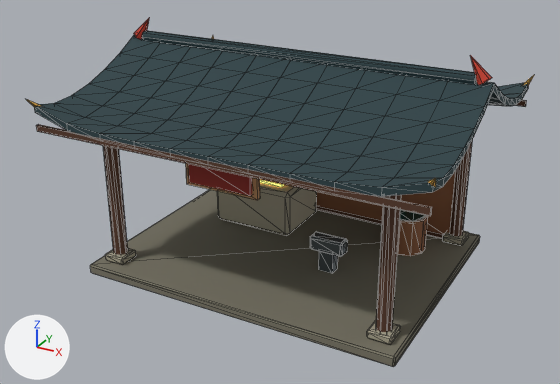
An edit to the glTF model assets/models/env/smithy.glb, drawn before and after from the same camera.
Before and after are seen from a 50 mm lens placed at (6.58, -12.47, 7.65), pointed at (-0.07, -0.39, 1.61). Arrows for +X, +Y and +Z are at lower left; the lights stay in place. The picture after the commit comes second. Mesh edges are drawn as thin lines. Objects named as collision shapes, trigger or cutter boxes, shadow casters or lower levels of detail are left out. Vertices at exactly the same position are counted once.

The first picture shows 'Smithy'.
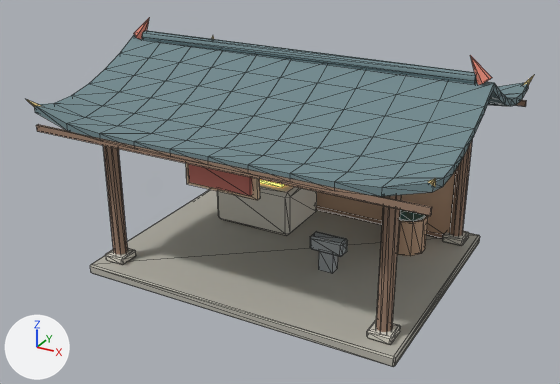
Boxes [x1, y1, x2, y2] around the edits, measured in the pictures (560 x 384 px):
part 1 of me_smithy, recoloured (lighter)
    both: [90, 189, 480, 367]
part 2 of me_smithy, recoloured
    both: [36, 100, 527, 332]
part 3 of me_smithy, recoloured
    both: [105, 183, 469, 345]
part 4 of me_smithy, recoloured
    both: [316, 170, 456, 256]
part 5 of me_smithy, recoloured (dark cyan to cyan)
    both: [34, 30, 528, 196]
part 6 of me_smithy, recoloured
    both: [134, 17, 492, 85]
part 7 of me_smithy, recoloured
    both: [26, 36, 534, 187]
part 8 of me_smithy, recoloured
    both: [310, 231, 348, 273]
part 9 of me_smithy, recoloured
    both: [399, 210, 424, 222]
part 10 of me_smithy, recoloured
    both: [186, 164, 260, 200]
part 11 of me_smithy, recoloured
    both: [188, 164, 252, 196]

Patch to the scene script:
```diff
--- a/assets/models/env/smithy.glb.py
+++ b/assets/models/env/smithy.glb.py
@@ mat_vk_vcol @@
+mat_vk_vcol = bpy.data.materials.new('VK_vcol')
+mat_vk_vcol.use_nodes = True; mat_vk_vcol.node_tree.nodes.clear()
+_N = mat_vk_vcol.node_tree.nodes; _L = mat_vk_vcol.node_tree.links
+n0 = _N.new('ShaderNodeBsdfPrincipled'); n0.name = 'Principled BSDF'
+n0.inputs[2].default_value = 0.9  # 'Roughness'
+n1 = _N.new('ShaderNodeOutputMaterial'); n1.name = 'Material Output'
+n2 = _N.new('ShaderNodeVertexColor'); n2.name = 'Color Attribute'
+_L.new(n0.outputs[0], n1.inputs[0])  # 'BSDF' to 'Surface'
+_L.new(n2.outputs[0], n0.inputs[0])  # 'Color' to 'Base Color'
@@ me_smithy @@
 me_smithy.from_pydata(...)  # 700 vertices, 1276 faces; spans x -3.77..3.77, y -3.01..3.01, z 0.0..4.6
 # used by ob_smithy; location = (0.0, 0.0, 0.0)
+# me_smithy part 1: 72 faces spanning x -3.2..3.2, y -2.5..2.5, z 0.0..3.6 switch from mat_vk_stone_dark (dark yellow #7a7666) to mat_vk_vcol
+# me_smithy part 2: 136 faces spanning x -3.7..3.7, y -2.91..2.91, z 0.2..3.2 switch from mat_vk_wood_dark (brown #573827) to mat_vk_vcol
+# me_smithy part 3: 220 faces spanning x -3.02..3.02, y -2.22..2.22, z 0.2..1.2 switch from mat_vk_stone (grey #a9a38e) to mat_vk_vcol
+# me_smithy part 4: 48 faces spanning x -2.8..2.8, y 0.8..2.05, z 0.2..2.6 switch from mat_vk_wood (brown #8a5a3b) to mat_vk_vcol
+# me_smithy part 5: 596 faces spanning x -3.7..3.7, y -2.9..2.9, z 3.06..4.33 switch from mat_vk_roof_dark (dark cyan #2a4045) to mat_vk_vcol
+# me_smithy part 6: 20 faces spanning x -3.64..3.64, y -0.13..0.13, z 4.13..4.6 switch from mat_vk_vermilion (red #c8402e) to mat_vk_vcol
+# me_smithy part 7: 32 faces spanning x -3.77..3.77, y -3.01..3.01, z 3.35..3.64 switch from mat_vk_gold (orange #e9b24a) to mat_vk_vcol
+# me_smithy part 8: 56 faces spanning x 0.65..1.35, y -0.54..-0.26, z 0.19..0.9 switch from mat_vk_metal_dark (dark grey #5d666a) to mat_vk_vcol
+# me_smithy part 9: 36 faces spanning x 1.66..2.34, y 0.84..1.56, z 0.91..0.95 switch from mat_vk_jade_dark (dark cyan #1d6b67) to mat_vk_vcol
+# me_smithy part 10: 12 faces spanning x -0.7..0.7, y -2.54..-2.46, z 2.45..3.05 switch from mat_vk_wood_light (orange #b98b5e) to mat_vk_vcol
+# me_smithy part 11: 12 faces spanning x -0.6..0.6, y -2.6..-2.5, z 2.53..2.97 switch from mat_vk_vermilion_dark (red #8a2a22) to mat_vk_vcol
 me_smithy.materials.append(mat_vk_lantern)
```
